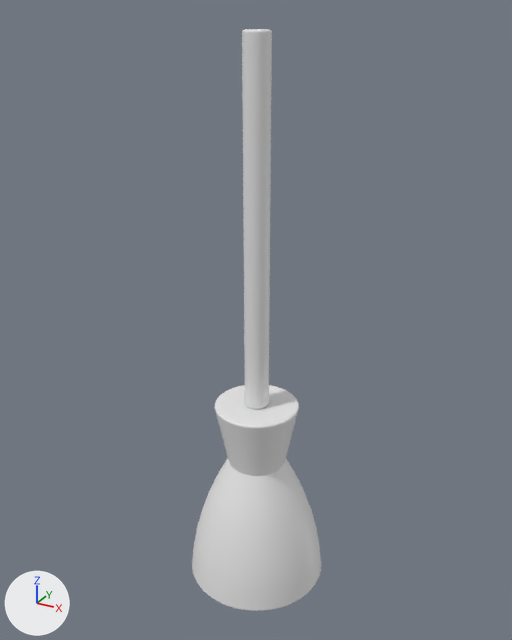
An edit to the FBX model Unity/Assets/3D/Props/broom.fbx, drawn before and after from the same camera.
Both versions are drawn from a 50 mm lens placed at (1.95, -3.56, 3.71), pointed at (-0.03, 0.04, 1.91). Arrows for +X, +Y and +Z are at lower left; the lights stay in place. Where no turn or scale is listed for an object, it has been applied to the vertices.

In view in the first picture: 'broom'.
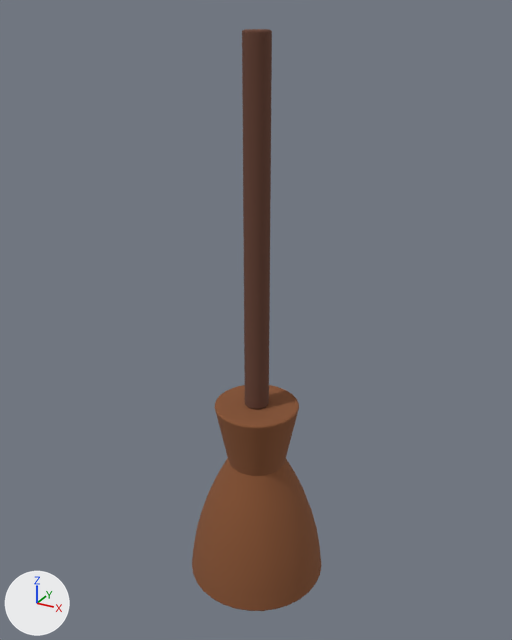
What the commit changed:
Material 'bouchon' (mat_bouchon) is new.
Its base color is (0.24, 0.0846, 0.0307) (brown #865231).
Its roughness is 1.0.
Material 'Bois_01' (mat_bois_01) is new.
Its base color is (0.133, 0.0528, 0.0324) (brown #664132).
Its roughness is 1.0.
me_cylinder_002 has 1120 vertices, 1030 faces and spans x -0.47..0.47, y -0.47..0.47, z 0.0..3.61.
me_cylinder_002 is used by ob_broom; location (0.0, 0.0, 0.0).
me_cylinder_002 part 1: 740 of the faces centred in x -0.47..0.47, y -0.47..0.47, z 0.0..1.33 switch from no material to mat_bouchon (brown #865231).
me_cylinder_002 part 2: 290 of the faces centred in x -0.08..0.08, y -0.08..0.08, z 1.33..3.61 switch from no material to mat_bois_01 (brown #664132).

Where the change shows, as pixel boxes [x1, y1, x2, y2] in the pictures (512 x 640 px):
part 1 of me_cylinder_002, recoloured (grey to brown)
    both: [192, 385, 322, 611]
part 2 of me_cylinder_002, recoloured (grey to brown)
    both: [242, 29, 272, 409]
